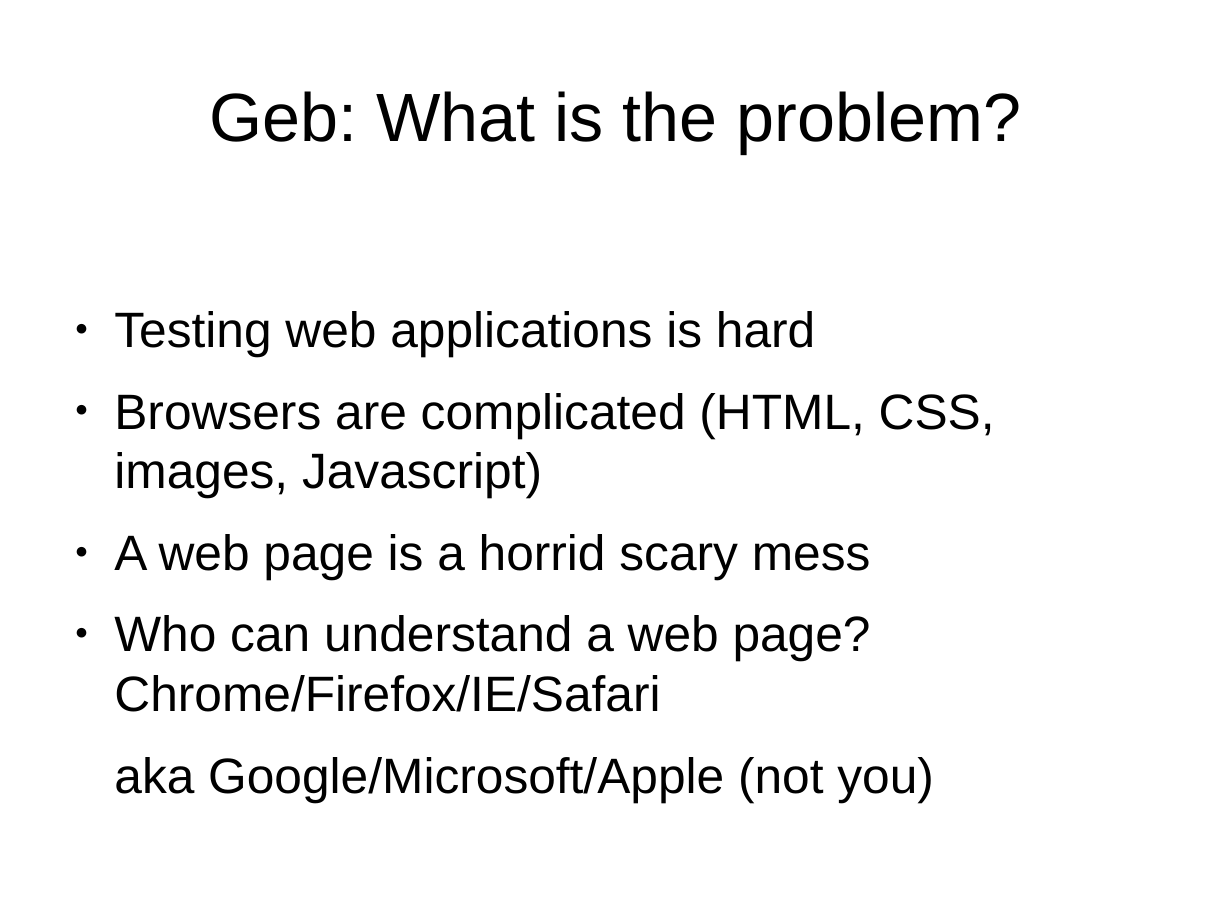
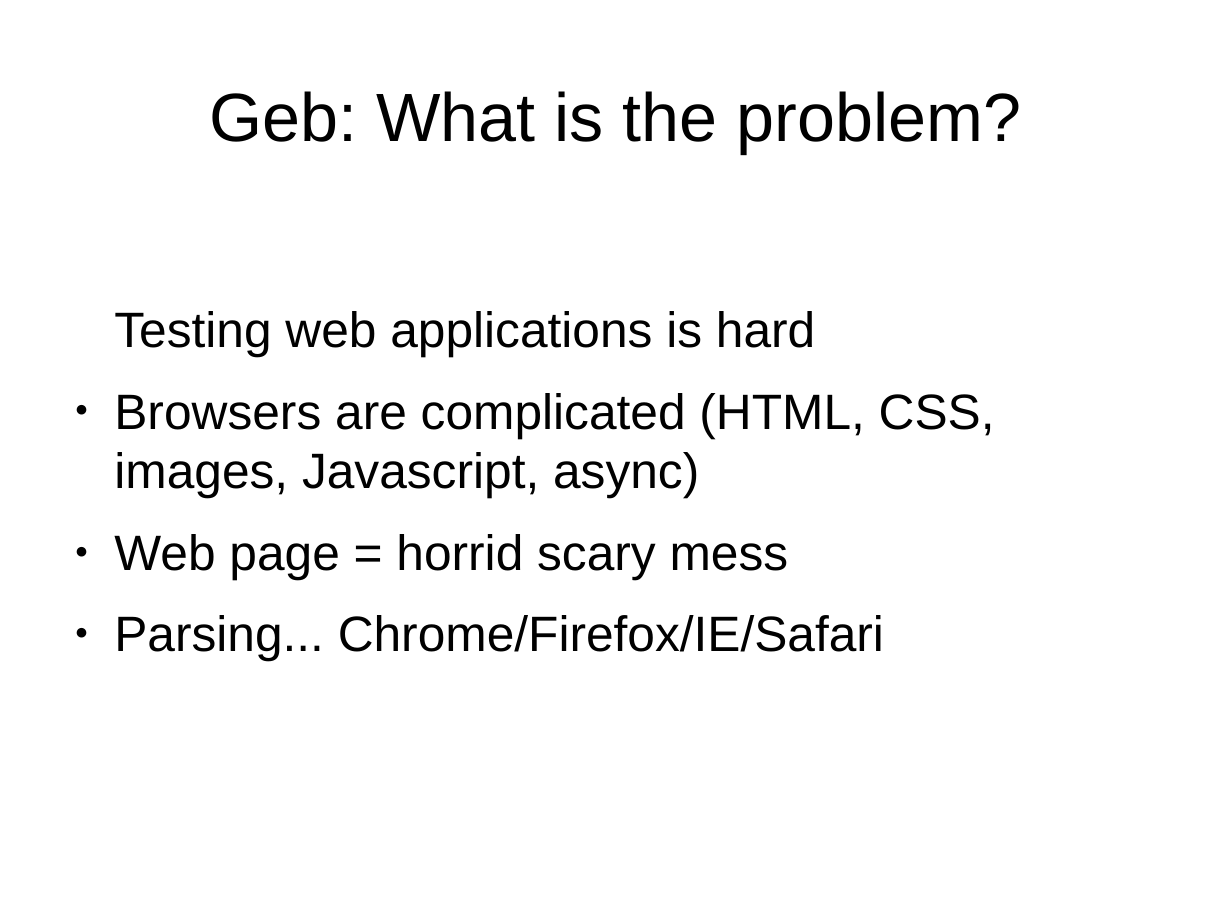
Before and after one commit to bherrmann7/simple-geb, a slide deck: slide 4 of talk/talk.odp (slide 3 before the commit). Drawn at 1232x924 pixels with LibreOffice and Linux fonts; fonts in the diff are those of the drawing. Boxes give left, top, right and bottom in pixels: in the first picture for what was removed or moved away, otherwise in the second. Text is boxed around its words. In the diff, an @@ line names an element or a change of style, - is before the commit and + after.

```diff
--- a/talk/talk.odp
+++ b/talk/talk.odp
@@ text at (114, 393, 995, 661): text changed @@
-● Browsers are complicated (HTML, CSS, images, Javascript)
-● A web page is a horrid scary mess
-● Who can understand a web page? Chrome/Firefox/IE/Safari
-aka Google/Microsoft/Apple (not you)
+● Browsers are complicated (HTML, CSS, images, Javascript, async)
+● Web page = horrid scary mess
+● Parsing... Chrome/Firefox/IE/Safari
```
Also in this commit, not shown: 6 other slides changed, 3 slides added, 1 slide removed, 4 other files.
